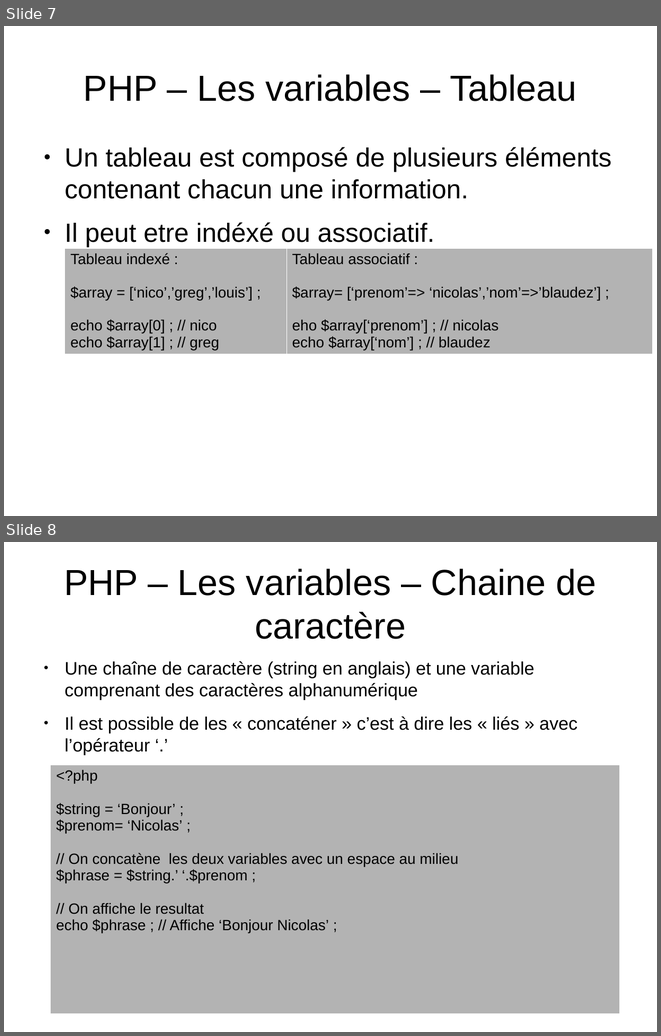
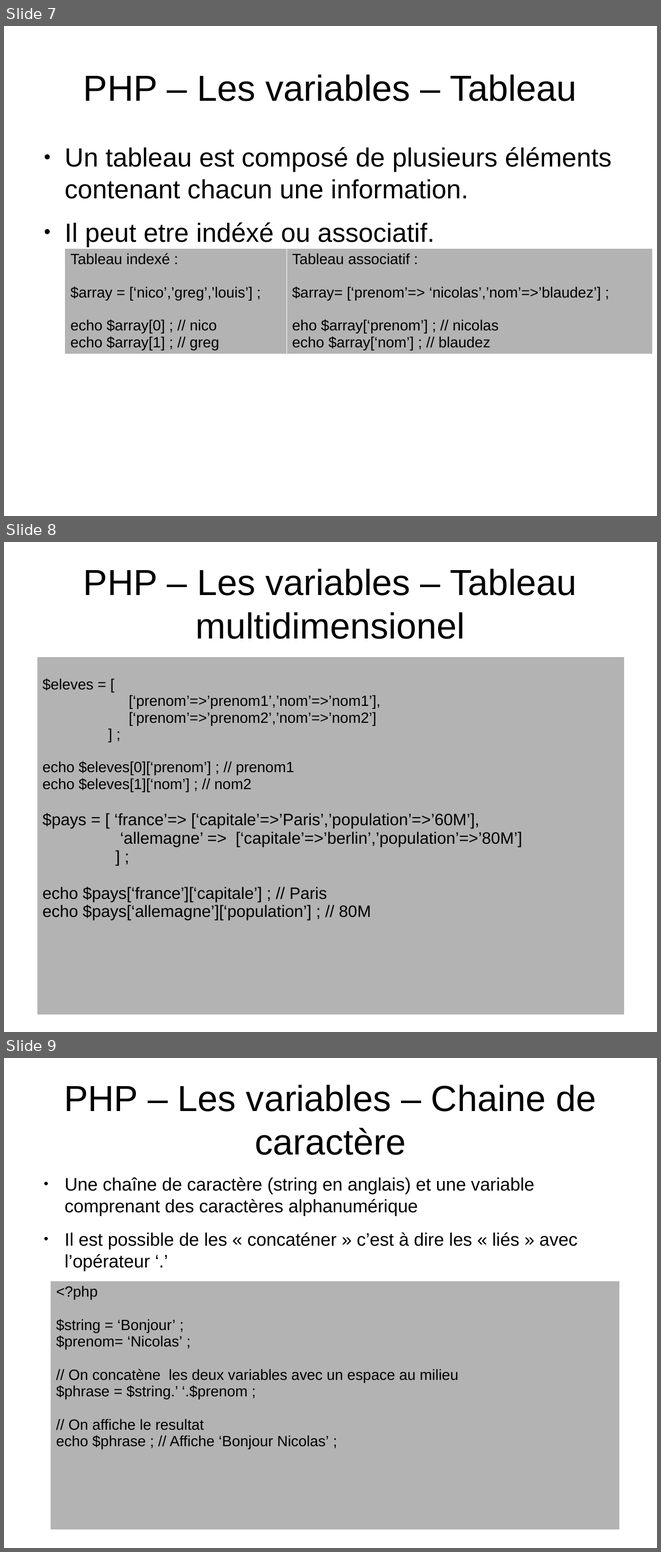
Before and after one commit to NicoM88/formation, a slide deck: PHP/formation.odp. Shown one above the other, each under a label of ours: slides 7 and 8 before the commit, slides 7, 8 and 9 after it. The pictures are 661x1036 and 661x1552 pixels, drawn with LibreOffice and Linux fonts; fonts in the diff are those of the drawing. Boxes give left, top, right and bottom in pixels: in the first picture for what was removed or moved away, otherwise in the second. Text is boxed around its words. In the diff, an @@ line names an element or a change of style, - is before the commit and + after.

Commit message:
tableau multidimensionnel

```diff
--- a/PHP/formation.odp
+++ b/PHP/formation.odp
@@ slide 8 added at bbox=[4, 542, 657, 1032], background #FFFFFF @@
@@ title added at bbox=[84, 568, 577, 639], 44 pt, text #000000 @@
+PHP – Les variables – Tableau multidimensionel
@@ table added at bbox=[36, 656, 625, 1008], 1 rows, 1 columns @@
+$eleves = [ / [‘prenom’=>’prenom1’,’nom’=>’nom1’], / [‘prenom’=>’prenom2’,’nom’=>’nom2’] / ] ; / echo $eleves[0][‘prenom’] ; // prenom1 / echo $eleves[1][‘nom’] ; // nom2 / $pays = [ ‘france’=> [‘capitale’=>’Paris’,’population’=>’60M’], / ‘allemagne’ => [‘capitale’=>’berlin’,’population’=>’80M’] / ] ; / echo $pays[‘france’][‘capitale’] ; // Paris / echo $pays[‘allemagne’][‘population’] ; // 80M
@@ what was slide 8 is now slide 9 @@
```
